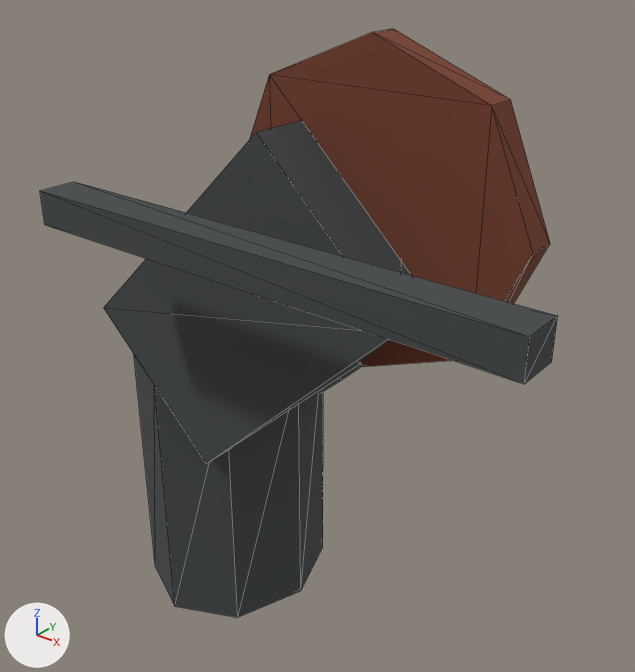
The glTF model assets/models/pipe_elbow_valve.glb as it was, and as the next commit left it.
Camera for both pictures: a camera (50 mm lens) standing at (0.416, -0.529, 0.377) and looking at (-0.017, 0.012, 0.041). The axes (+X, +Y, +Z) are drawn at lower left. The lights are the same throughout. The older version comes first. Mesh edges are drawn as thin lines. Vertices at exactly the same position are counted once.

The first picture shows 'Codo', 'Radio', 'Tubo vertical', 'Volante'.
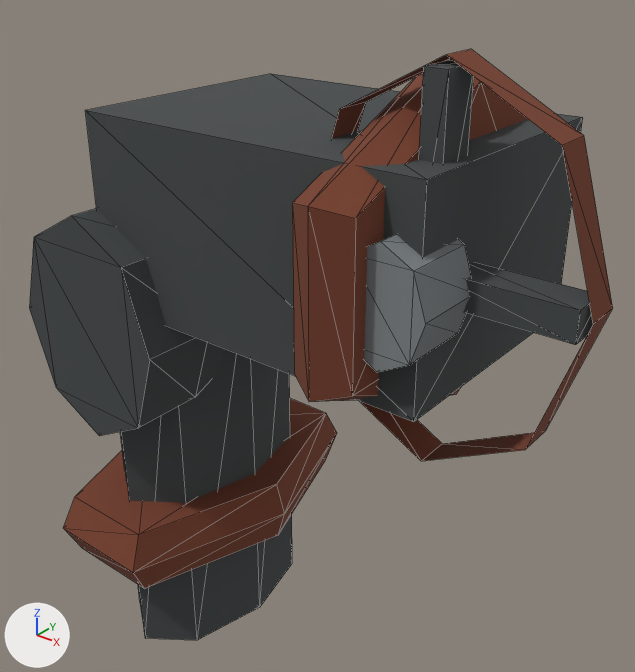
Diff of the bpy script that builds the scene:
```diff
--- a/assets/models/pipe_elbow_valve.glb.py
+++ b/assets/models/pipe_elbow_valve.glb.py
@@ me_tubo_vertical @@
-me_tubo_vertical.from_pydata(...)  # 16 vertices, 28 faces; spans x -0.25..-0.068, y -0.056..0.15, z -0.3..-0.027
+me_tubo_vertical.from_pydata(...)  # 16 vertices, 28 faces; spans x -0.212..-0.087, y -0.107..0.107, z -0.3..0.084
+# me_tubo_vertical part 1: the whole mesh is scaled about its middle by (0.688, 1.04, 1.41), then moved by (0.01, -0.047, 0.055)
 me_tubo_vertical.materials.append(mat_iron)
@@ ob_codo @@
-ob_codo = bpy.data.objects.new('Codo', me_codo)
@@ ob_radio @@
-ob_radio = bpy.data.objects.new('Radio', me_radio)
@@ ob_volante @@
-ob_volante = bpy.data.objects.new('Volante', me_volante)
@@ ob_tubo_horizontal @@
+ob_tubo_horizontal = bpy.data.objects.new('Tubo horizontal', me_tubo_horizontal)  # a box spanning x -0.149..0.159, y -0.107..0.107, z 0.077..0.238; in mat_iron (dark grey #45494a)
+ob_tubo_horizontal.location = (0.0, 0.0, 0.0)
@@ ob_radio_volante_001 @@
+ob_radio_volante_001 = bpy.data.objects.new('Radio volante.001', me_radio_volante_001)  # a box spanning x 0.1308..0.1481, y -0.0726..-0.0429, z 0.1577..0.2938; in mat_iron (dark grey #45494a)
+ob_radio_volante_001.location = (0.0, 0.0, 0.0)
@@ ob_radio_volante @@
+ob_radio_volante = bpy.data.objects.new('Radio volante', me_radio_volante)  # a box spanning x 0.1394..0.2452, y -0.0726..-0.0429, z 0.1466..0.1689; in mat_iron (dark grey #45494a)
+ob_radio_volante.location = (0.0, 0.0, 0.0)
@@ ob_cubo_volante @@
+ob_cubo_volante = bpy.data.objects.new('Cubo volante', me_cubo_volante)  # an 8-sided cylinder along y spanning x 0.1058..0.1731, y -0.1237..-0.066, z 0.1144..0.201; in mat_metal_grey (grey #7f8587)
+ob_cubo_volante.location = (0.0, 0.0, 0.0)
@@ ob_codo_redondo @@
+ob_codo_redondo = bpy.data.objects.new('Codo redondo', me_codo_redondo)  # 24 vertices, 44 faces; spans x -0.228..-0.07, y -0.132..0.0, z -0.043..0.16; in mat_iron (dark grey #45494a)
+ob_codo_redondo.location = (0.0, 0.0, 0.0)
@@ ob_brida_001 @@
+ob_brida_001 = bpy.data.objects.new('Brida.001', me_brida_001)  # 18 vertices, 32 faces; spans x 0.082..0.13, y -0.15..0.15, z 0.028..0.288; in mat_rust (brown #78402c)
+ob_brida_001.location = (0.0, 0.0, 0.0)
@@ ob_brida @@
+ob_brida = bpy.data.objects.new('Brida', me_brida)  # 18 vertices, 32 faces; spans x -0.25..-0.048, y -0.15..0.15, z -0.189..-0.127; in mat_rust (brown #78402c)
+ob_brida.location = (0.0, 0.0, 0.0)
@@ ob_aro_volante @@
+ob_aro_volante = bpy.data.objects.new('Aro volante', me_aro_volante)  # 16 vertices, 16 faces; spans x 0.029..0.25, y -0.063..-0.033, z 0.015..0.3; in mat_rust (brown #78402c)
+ob_aro_volante.location = (0.0, 0.0, 0.0)
```

What differs and where, as boxes [x1, y1, x2, y2] in the pictures (635 x 672 px):
'Tubo horizontal', added: after [85, 74, 583, 422]
'Volante', deleted (brown): before [250, 29, 550, 367]
'Codo', deleted: before [104, 120, 411, 464]
'Tubo vertical', moved, rescaled: before [134, 355, 323, 618]; after [120, 349, 292, 640]
'Radio', deleted: before [40, 182, 557, 384]
'Codo redondo', added: after [29, 209, 225, 436]
'Brida.001', added (brown): after [292, 59, 528, 402]
'Brida', added (brown): after [63, 398, 337, 589]
'Aro volante', added: after [331, 49, 613, 461]
'Cubo volante', added: after [364, 235, 471, 372]
'Radio volante', added: after [463, 262, 593, 345]
'Radio volante.001', added: after [419, 60, 474, 164]
